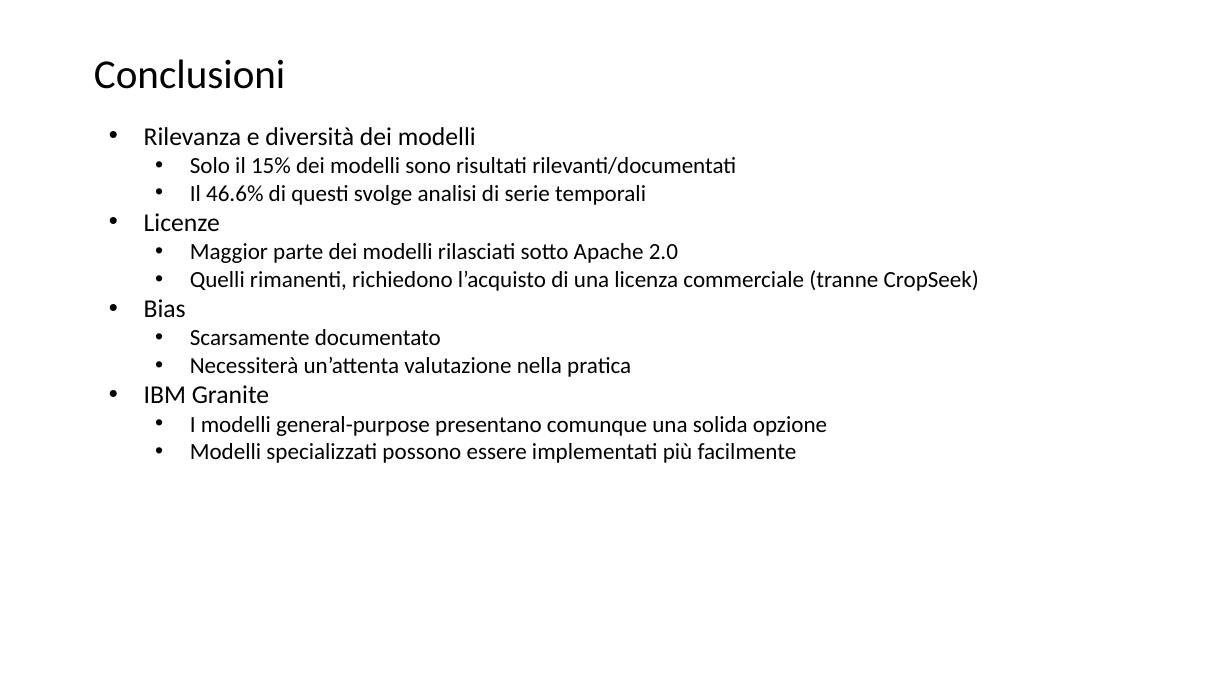
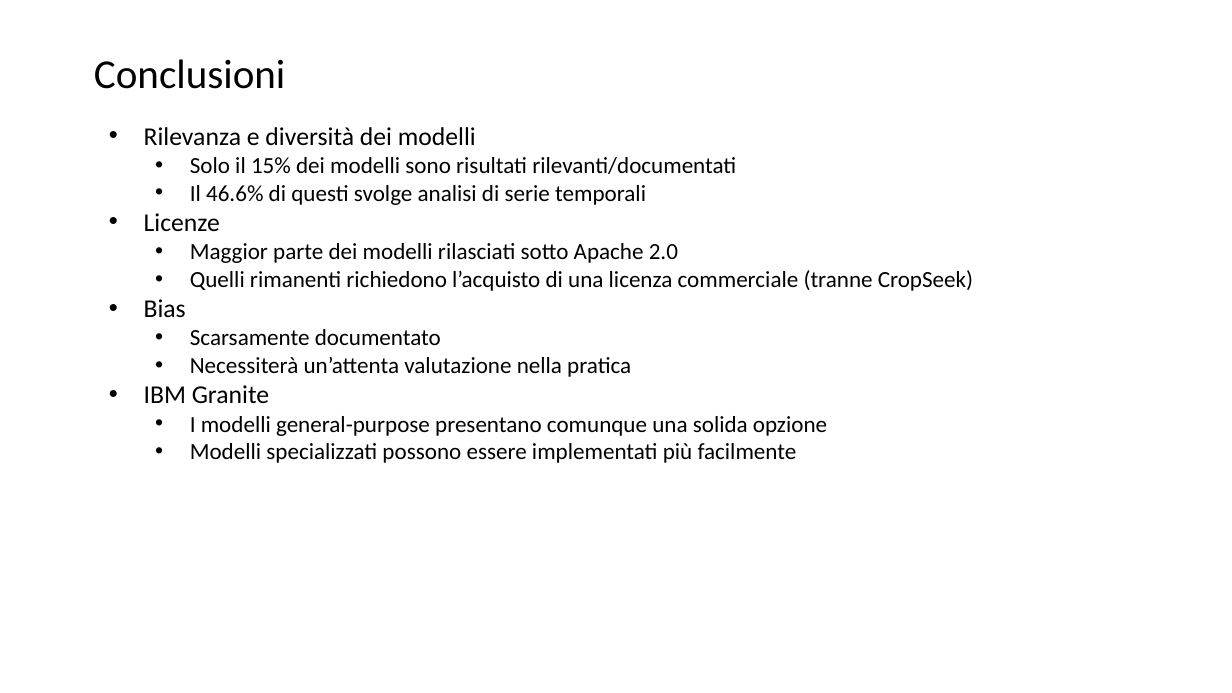
Before and after one commit to lPen88/tesi, a slide deck: slide 19 of presentazione.pptx (slide 24 before the commit). Drawn at 1232x693 pixels with LibreOffice and Linux fonts; fonts in the diff are those of the drawing. Boxes give left, top, right and bottom in pixels: in the first picture for what was removed or moved away, otherwise in the second. Text is boxed around its words. In the diff, an @@ line names an element or a change of style, - is before the commit and + after.

```diff
--- a/presentazione.pptx
+++ b/presentazione.pptx
@@ text at <box>190,270,973,291</box>: text changed @@
-  • Quelli rimanenti, richiedono l’acquisto di una licenza commerciale (tranne CropSeek)
+  • Quelli rimanenti richiedono l’acquisto di una licenza commerciale (tranne CropSeek)
```
Also in this commit, not shown: 3 other slides changed, 5 slides removed.
